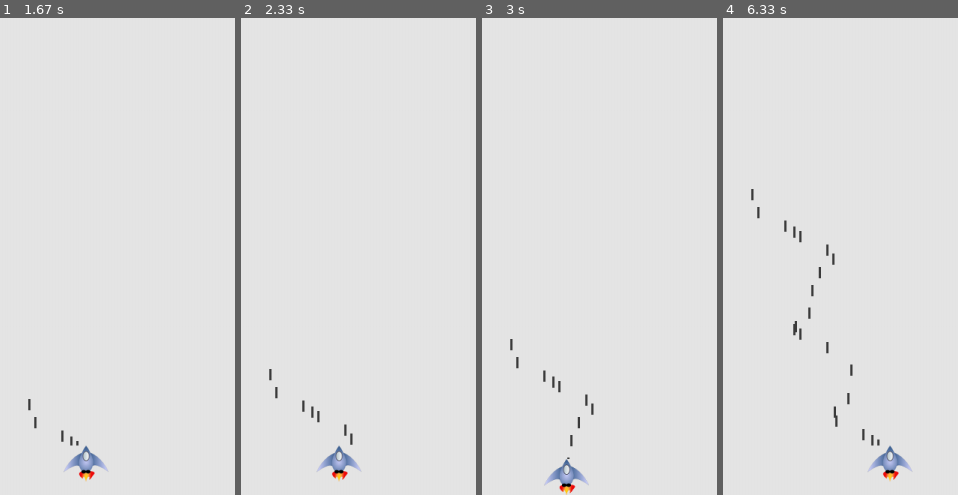
Above: before the commit, frames 1-4 (left to right).
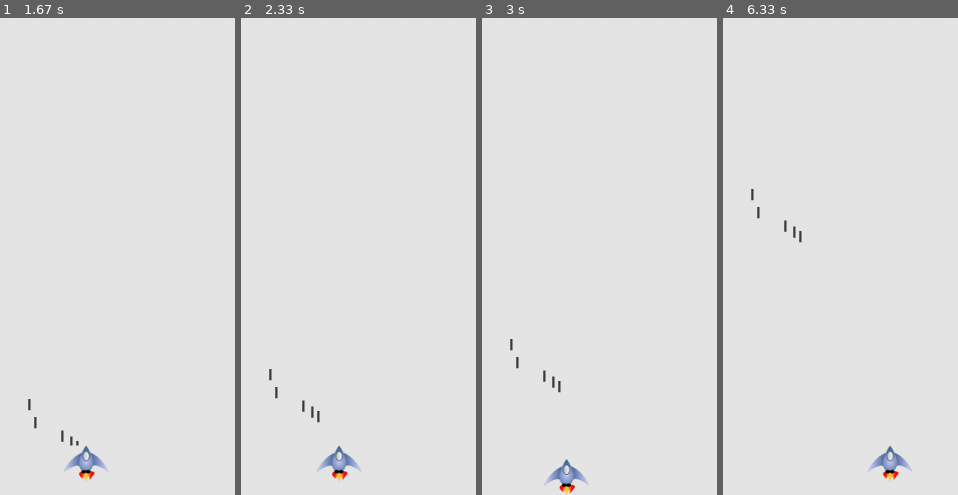
Above: after the commit, the same moments.

Repository: imofelrj/Alien-War
Game: pygame game, started from main.py
Same seed, same stepped clock (60 frames per second), same inputs: the game is played once before the commit and once after it.
Inputs:
- Up to frame 1 (1.67 s): tap Space at 0.33, 0.73, 1.03, 1.23, 1.57 s; hold Right 0.67-1.13 s; hold Up 1.17-1.47 s; hold Right from 1.5 s (still down)
- Up to frame 2 (2.33 s): tap Space at 1.87, 2.07 s; release Right at 1.97 s; hold Left from 2 s (still down)
- Up to frame 3 (3 s): tap Space at 2.37, 2.63, 2.97 s; release Left at 2.53 s; hold Down 2.57-2.87 s; hold Left from 2.9 s (still down)
- Up to frame 4 (6.33 s): tap Space at 3.27, 3.4, 3.8, 4.1, 4.47, 4.87, 5.17, 5.37, 5.67, 5.87, 6.2 s; release Left at 3.3 s; hold Up 3.33-3.7 s; hold Right 3.73-4.37 s; hold Down 4.4-4.77 s; hold Left 4.8-5.27 s; hold Right 5.3-5.77 s; hold Up 5.8-6.1 s; hold Right from 6.13 s (still down)

Frame 1 is identical in both runs. In frame 2, less than 0.1% of the frame differs, in the area x 43-48%, y 85-90%; in frame 3, 0.1%; in frame 4, 0.5%, in the area x 29-67%, y 47-90%.

Commit message:
all in one

Diff:
--- /dev/null
+++ b/all_in_one_main.py
@@ -0,0 +1,132 @@
+#! /usr/bin/env python3
+# _*_ coding: utf-8 _*_
+
+import pygame           # pygame
+import sys
+from pygame.sprite import Group
+from pygame.sprite import Sprite
+
+class Ship():
+    def __init__(self,screen):
+        self.screen = screen
+        # load image and get its shape
+        self.image = pygame.image.load('images/ship.bmp')
+        self.rect = self.image.get_rect()
+        self.screen_rect = screen.get_rect()
+        # make each new ship in the center of screen bottom
+        self.rect.centerx = self.screen_rect.centerx
+        self.rect.bottom = self.screen_rect.bottom
+        self.moving_right = False
+        self.moving_left = False
+        self.moving_up = False
+        self.moving_down = False
+    def blit_me(self):
+        self.screen.blit(self.image,self.rect)
+    def update(self,ai_var):
+        if self.moving_right and self.rect.right < ai_var.screen_width :
+            self.rect.centerx += ai_var.moving_velocity
+        if self.moving_left and self.rect.left > 0:
+            self.rect.centerx -= ai_var.moving_velocity
+        if self.moving_down and self.rect.bottom < ai_var.screen_height :
+            self.rect.bottom += ai_var.moving_velocity
+        if self.moving_up and self.rect.bottom > 0:
+            self.rect.bottom -= ai_var.moving_velocity
+
+class Bullet(Sprite):
+    def __init__(self,ai_var,screen,ship):
+        super(Bullet,self).__init__()
+        self.screen = screen
+        self.rect = pygame.Rect(
+            0,0,ai_var.bullet_width,ai_var.bullet_height)
+        self.rect.centerx = ship.rect.centerx
+        self.rect.top = ship.rect.top
+        self.y = float(self.rect.y)
+
+        self.color = ai_var.bullet_color
+        self.velocity = ai_var.bullet_velocity
+
+    def update(self):
+        self.y -= self.velocity
+        self.rect.y = self.y
+
+    def draw(self):
+        pygame.draw.rect(self.screen,self.color,self.rect)
+
+class Var():
+    def __init__(self):
+        self.screen_width = 1200
+        self.screen_height = 800
+        self.bg_color = (230,230,230)
+        self.moving_velocity = 1.5
+        self.bullet_velocity = 1
+        self.bullet_width = 3
+        self.bullet_height = 15
+        self.bullet_color = (60,60,60)
+        self.bullet_maximum = 5
+
+def check_events_key_up(ship,event):
+    if event.type == pygame.KEYUP:
+        if event.key == pygame.K_RIGHT:
+            ship.moving_right = False
+        elif event.key == pygame.K_LEFT:
+            ship.moving_left = False
+        elif event.key == pygame.K_UP:
+            ship.moving_up = False
+        elif event.key == pygame.K_DOWN:
+            ship.moving_down = False
+
+def check_events_key_down(ship,event,ai_var,screen,bullets):
+    if event.type == pygame.KEYDOWN:
+        if event.key == pygame.K_RIGHT:  # move right
+            ship.moving_right = True
+        elif event.key == pygame.K_LEFT: # move left
+            ship.moving_left = True
+        elif event.key == pygame.K_UP:   # move up
+            ship.moving_up = True
+        elif event.key == pygame.K_DOWN: # move down
+            ship.moving_down = True
+        elif event.key == pygame.K_SPACE and len(bullets) < ai_var.bullet_maximum: # fire
+            new_bullet = Bullet(ai_var,screen,ship)
+            bullets.add(new_bullet)
+
+def check_events(ship,ai_var,screen,bullets):
+    for event in pygame.event.get():
+        if event.type == pygame.QUIT:
+            sys.exit(0)
+        check_events_key_down(ship,event,ai_var,screen,bullets)
+        check_events_key_up(ship,event)
+
+def update_screen(ai_var,screen,ship,bullets):
+    screen.fill(ai_var.bg_color)
+    for bullet in bullets.sprites():
+        bullet.draw()
+    ship.blit_me()
+    pygame.display.flip()
+
+def remove_bullets(bullets):
+    for bullet in bullets.copy():
+        if bullet.rect.bottom <= 0:
+            bullets.remove(bullet)
+
+def main():
+    pygame.init()
+    ai_var = Var()
+    screen = pygame.display.set_mode(
+        [ai_var.screen_width,ai_var.screen_height])
+    pygame.display.set_caption("Alien War")
+    ship = Ship(screen)
+    bullets = Group()
+
+    while True:                           # Game Started
+        check_events(ship,ai_var,screen,bullets)             # Check events
+        ship.update(ai_var)                 # Update the status of the ship
+        bullets.update()
+        remove_bullets(bullets)
+        update_screen(
+            ai_var,screen,ship,bullets)           # Update the screen
+
+try:
+    main()
+except Exception as e:
+    print("Sorry, there are some errors unexpectedly occured.")
+    print(e)
--- a/game_functions.py
+++ b/game_functions.py
@@ -19,29 +19,32 @@
 
 def check_events_key_down(ship,event,ai_var,screen,bullets):
     if event.type == pygame.KEYDOWN:
-        if event.key == pygame.K_RIGHT:
+        if event.key == pygame.K_RIGHT:  # move right
             ship.moving_right = True
-        elif event.key == pygame.K_LEFT:
+        elif event.key == pygame.K_LEFT: # move left
             ship.moving_left = True
-        elif event.key == pygame.K_UP:
+        elif event.key == pygame.K_UP:   # move up
             ship.moving_up = True
-        elif event.key == pygame.K_DOWN:
+        elif event.key == pygame.K_DOWN: # move down
             ship.moving_down = True
-        elif event.key == pygame.K_SPACE:
+        elif event.key == pygame.K_SPACE and len(bullets) < ai_var.bullet_maximum: # fire
             new_bullet = Bullet(ai_var,screen,ship)
             bullets.add(new_bullet)
+
 def check_events(ship,ai_var,screen,bullets):
     for event in pygame.event.get():
         if event.type == pygame.QUIT:
             sys.exit(0)
         check_events_key_down(ship,event,ai_var,screen,bullets)
         check_events_key_up(ship,event)
+
 def update_screen(ai_var,screen,ship,bullets):
     screen.fill(ai_var.bg_color)
     for bullet in bullets.sprites():
         bullet.draw()
     ship.blit_me()
     pygame.display.flip()
+
 def remove_bullets(bullets):
     for bullet in bullets.copy():
         if bullet.rect.bottom <= 0:
--- a/ship.py
+++ b/ship.py
@@ -6,21 +6,17 @@
 class Ship():
     def __init__(self,screen):
         self.screen = screen
-
         # load image and get its shape
         self.image = pygame.image.load('images/ship.bmp')
         self.rect = self.image.get_rect()
         self.screen_rect = screen.get_rect()
-
         # make each new ship in the center of screen bottom
         self.rect.centerx = self.screen_rect.centerx
         self.rect.bottom = self.screen_rect.bottom
-
         self.moving_right = False
         self.moving_left = False
         self.moving_up = False
         self.moving_down = False
-
     def blit_me(self):
         self.screen.blit(self.image,self.rect)
     def update(self,ai_var):
--- a/var.py
+++ b/var.py
@@ -16,3 +16,4 @@
         self.bullet_width = 3
         self.bullet_height = 15
         self.bullet_color = (60,60,60)
+        self.bullet_maximum = 5
